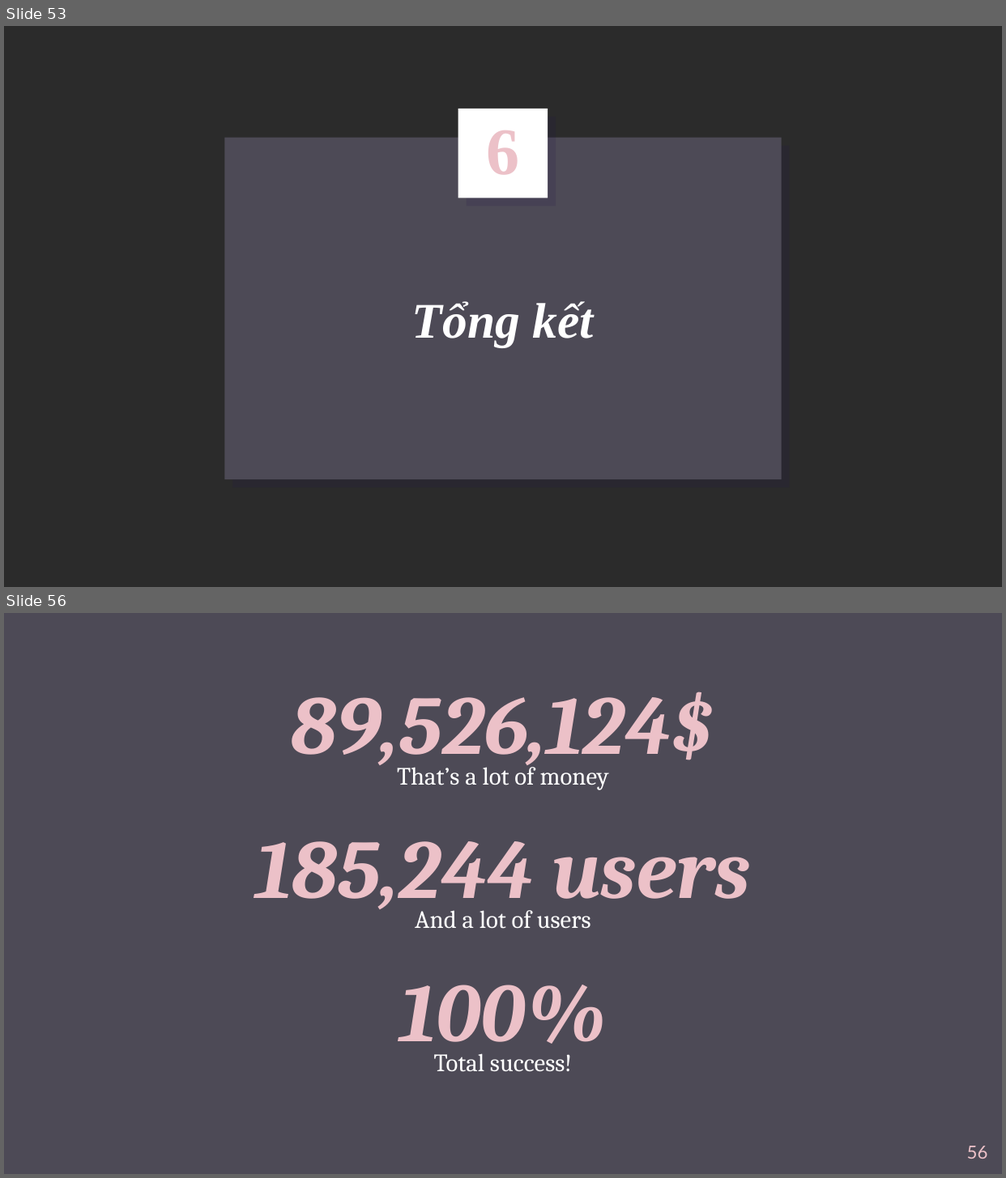
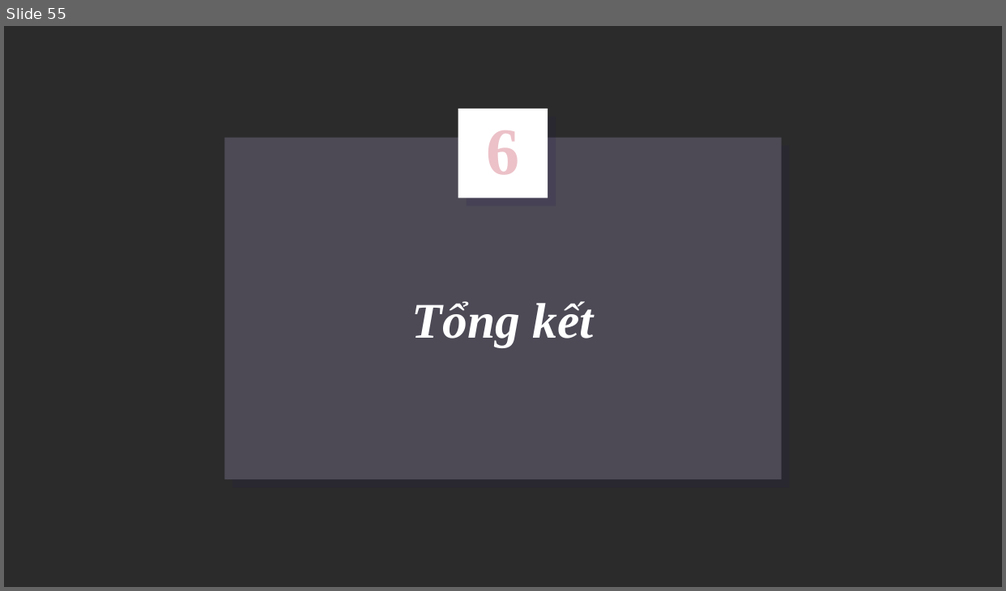
Before and after one commit to anhhuong20/ProjectTeam12, a slide deck: Team12.pptx. Shown one above the other, each under a label of ours: slides 53 and 56 before the commit, slide 55 after it; the slides between them are not shown. The pictures are 1006x1178 and 1006x591 pixels, drawn with LibreOffice and Linux fonts; fonts in the diff are those of the drawing; background and template pictures are left out; a plain dark background stands for a picture behind light text. Boxes give left, top, right and bottom in pixels: in the first picture for what was removed or moved away, otherwise in the second. Text is boxed around its words. In the diff, an @@ line names an element or a change of style, - is before the commit and + after.

```diff
--- a/Team12.pptx
+++ b/Team12.pptx
@@ slide 56 removed at (4, 613, 1002, 1174), background picture (left out) @@
@@ title removed at (292, 692, 714, 772) @@
-89,526,124$
@@ subtitle removed at (397, 762, 609, 790) @@
-That’s a lot of money
@@ title removed at (256, 841, 751, 915) @@
-185,244 users
@@ subtitle removed at (415, 910, 591, 929) @@
-And a lot of users
@@ title removed at (399, 985, 607, 1059) @@
-100%
@@ subtitle removed at (434, 1054, 572, 1072) @@
-Total success!
@@ page number removed at (967, 1146, 988, 1159) @@
-56
@@ what was slide 53 is now slide 55 @@
```
Also in this commit, not shown: 12 slides changed, 8 slides added, 7 other slides removed, 1 other file.
